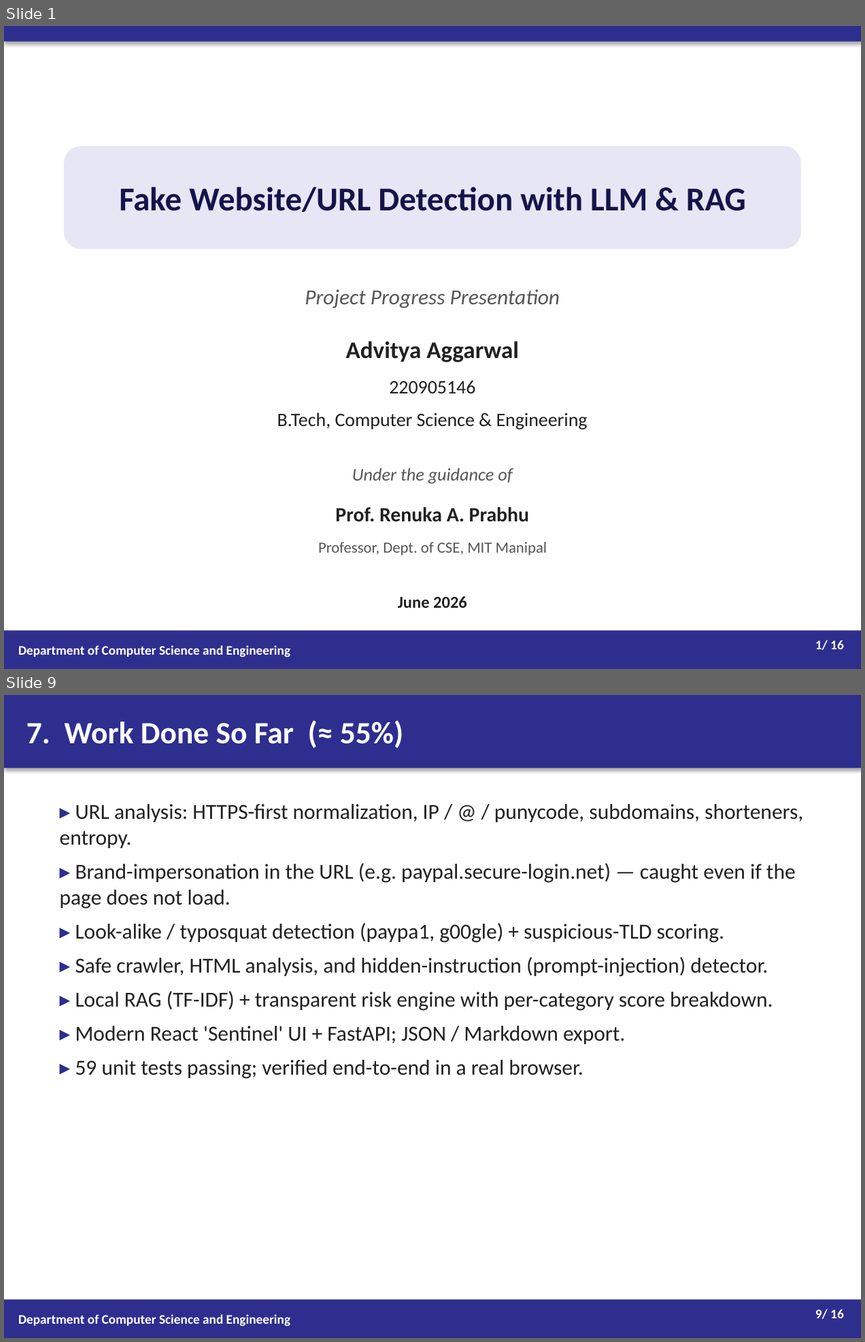
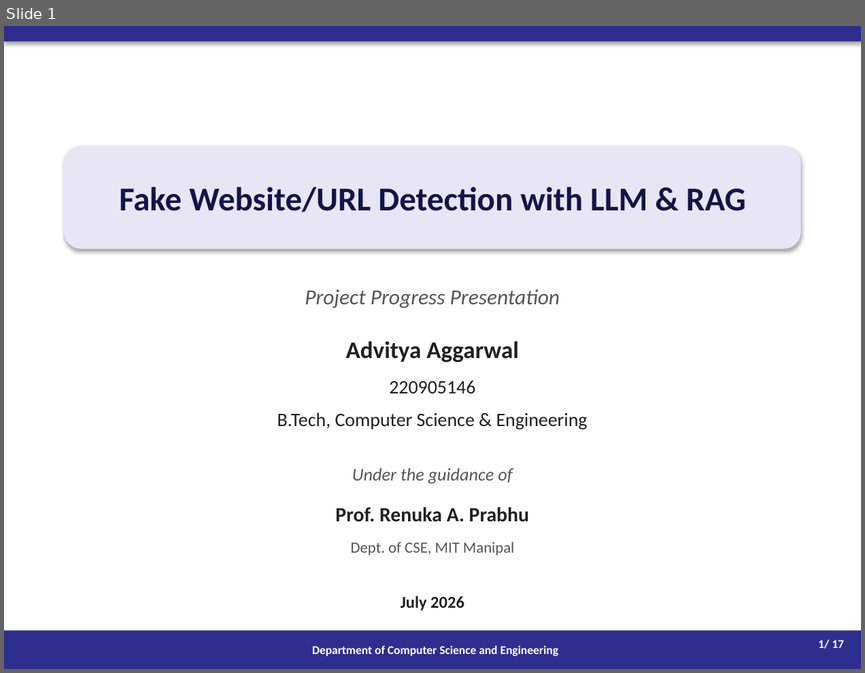
Before and after one commit to Advityaa/fake-url-detection, a slide deck: Project_Progress_Presentation.pptx. Shown one above the other, each under a label of ours: slides 1 and 9 before the commit, slide 1 after it; the slides between them are not shown. The pictures are 865x1342 and 865x673 pixels, drawn with LibreOffice and Linux fonts; fonts in the diff are those of the drawing. Boxes give left, top, right and bottom in pixels: in the first picture for what was removed or moved away, otherwise in the second. Text is boxed around its words. In the diff, an @@ line names an element or a change of style, - is before the commit and + after.

```diff
--- a/Project_Progress_Presentation.pptx
+++ b/Project_Progress_Presentation.pptx
@@ slide 9 removed at box(4, 695, 861, 1338), background #FFFFFF @@
@@ rectangle removed at box(4, 695, 861, 768) @@
-7. Work Done So Far (≈ 55%)
@@ text removed at box(60, 804, 803, 1079) @@
-▸ URL analysis: HTTPS-first normalization, IP / @ / punycode, subdomains, shorteners, entropy.
-▸ Brand-impersonation in the URL (e.g. paypal.secure-login.net) — caught even if the page does not load.
-▸ Look-alike / typosquat detection (paypa1, g00gle) + suspicious-TLD scoring.
-▸ Safe crawler, HTML analysis, and hidden-instruction (prompt-injection) detector.
-▸ Local RAG (TF-IDF) + transparent risk engine with per-category score breakdown.
-▸ Modern React 'Sentinel' UI + FastAPI; JSON / Markdown export.
-▸ 59 unit tests passing; verified end-to-end in a real browser.
@@ rectangle removed at box(4, 1299, 861, 1338) @@
-Department of Computer Science and Engineering
@@ text removed at box(815, 1308, 844, 1319) @@
-9/ 16
@@ slide 1 changed as well @@
@@ rounded rectangle "Fake Website/URL Detection with LLM ..." at box(64, 146, 801, 249): shadow on @@
@@ text at box(351, 541, 514, 555): text changed @@
-Professor, Dept. of CSE, MIT Manipal
+Dept. of CSE, MIT Manipal
@@ text at box(400, 595, 464, 610): text changed @@
-June 2026
+July 2026
@@ rectangle "Department of Computer Science and ..." at box(4, 630, 861, 669): size 11 to 10 pt; alignment left to centre @@
@@ text at box(818, 639, 844, 648): text changed; size 11 to 10 pt @@
-1/ 16
+1/ 17
```
Also in this commit, not shown: 9 other slides changed, 7 slides added, 5 other slides removed, 3 other files.
